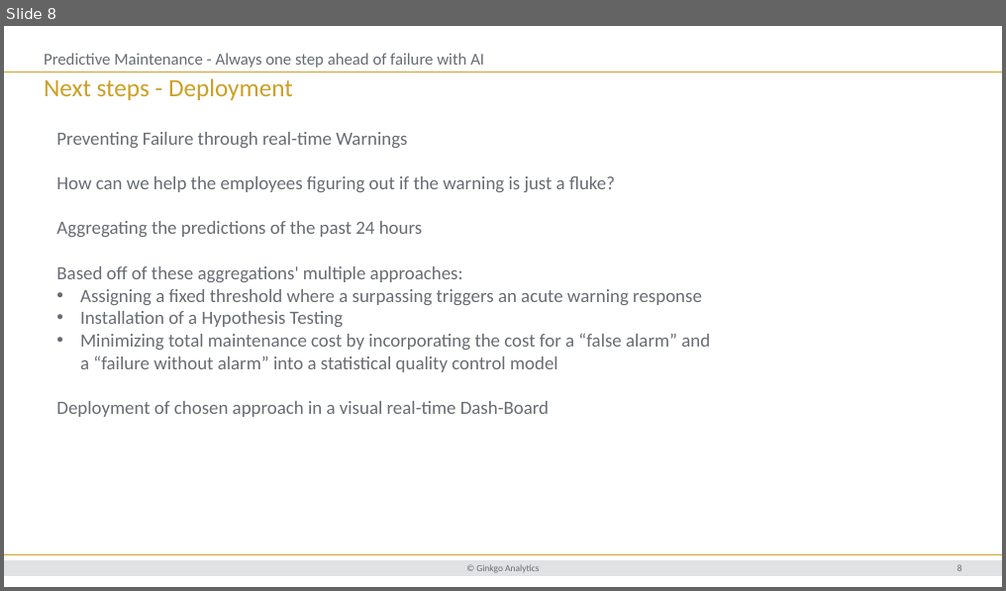
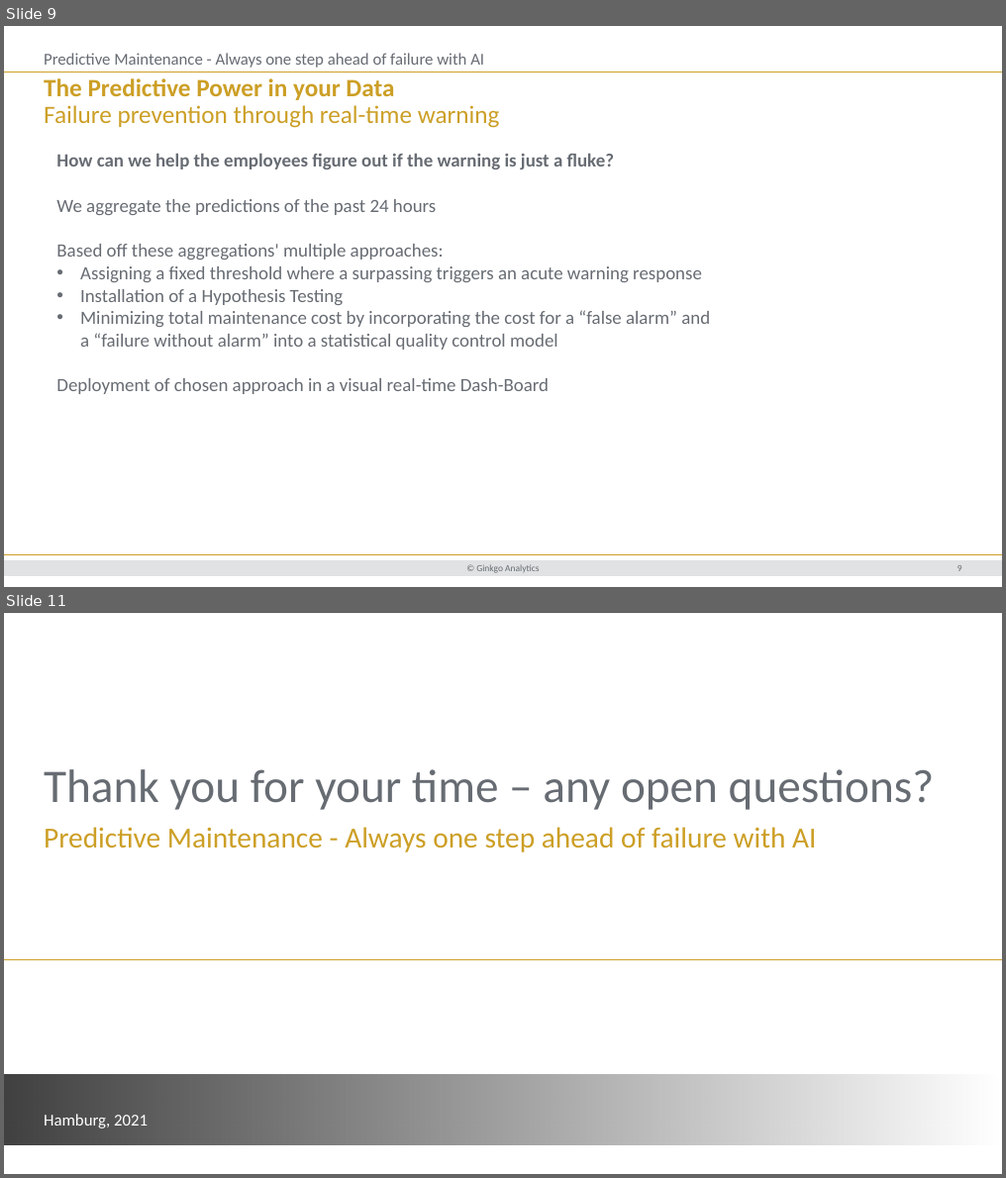
Before and after one commit to LukasKaspras/ginkgo_datacase_interview, a slide deck: reports/ds_presentation.pptx. Shown one above the other, each under a label of ours: slide 8 before the commit, slides 9 and 11 after it; the slides between them are not shown. The pictures are 1006x591 and 1006x1178 pixels, drawn with LibreOffice and Linux fonts; fonts in the diff are those of the drawing; background and template pictures are left out. Boxes give left, top, right and bottom in pixels: in the first picture for what was removed or moved away, otherwise in the second. Text is boxed around its words. In the diff, an @@ line names an element or a change of style, - is before the commit and + after.

```diff
--- a/reports/ds_presentation.pptx
+++ b/reports/ds_presentation.pptx
@@ slide 11 added at (x1=4, y1=613, x2=1002, y2=1174), background #FFFFFF @@
@@ title added at (x1=44, y1=769, x2=934, y2=810), 45 pt, text #676C73 @@
+Thank you for your time – any open questions?
@@ subtitle added at (x1=44, y1=827, x2=816, y2=853), 28 pt, text #CC9F26 @@
+Predictive Maintenance - Always one step ahead of failure with AI
@@ line added from (4, 959) to (1002, 959), #CC9F26 0.75 pt @@
@@ rectangle added at (x1=4, y1=1075, x2=1002, y2=1146), fill gradient #000000 @@
@@ text added at (x1=44, y1=1114, x2=148, y2=1129), 16 pt, text #FFFFFF @@
+Hamburg, 2021
@@ what was slide 8 is now slide 9 @@
@@ slide 9 changed as well @@
@@ title at (x1=44, y1=78, x2=500, y2=128): text changed @@
-Next steps - Deployment
+The Predictive Power in your Data
+Failure prevention through real-time warning
@@ text at (x1=56, y1=153, x2=614, y2=260): text changed @@
-Preventing Failure through real-time Warnings
-How can we help the employees figuring out if the warning is just a fluke?
-Aggregating the predictions of the past 24 hours
-Based off of these aggregations' multiple approaches:
+How can we help the employees figure out if the warning is just a fluke?
+We aggregate the predictions of the past 24 hours
+Based off these aggregations' multiple approaches:
@@ page number at (x1=957, y1=566, x2=962, y2=571): text changed @@
-8
+9
```
Also in this commit, not shown: 7 other slides changed, 2 other slides added, 1 slide removed, 1 other file.
